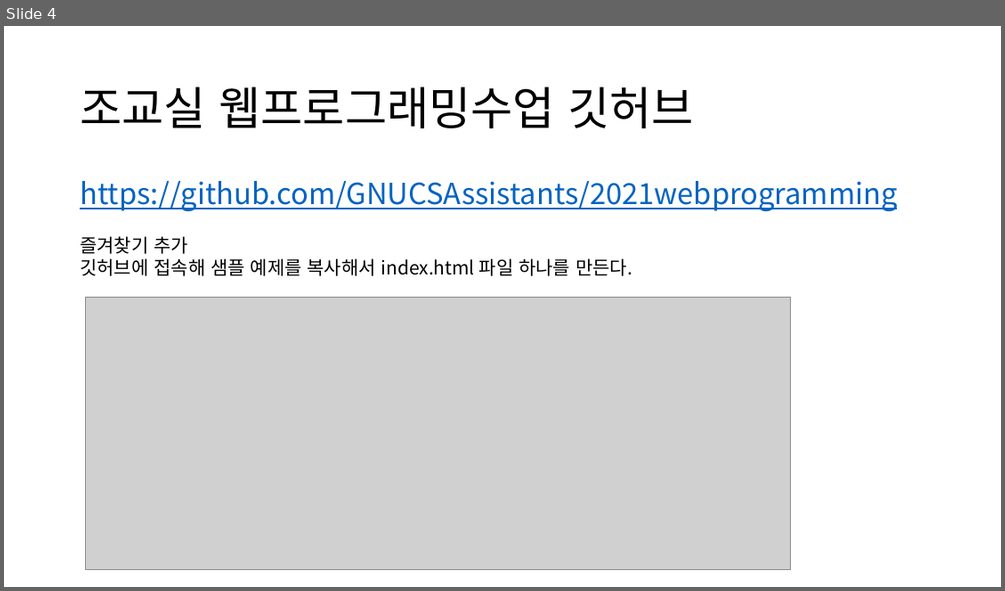
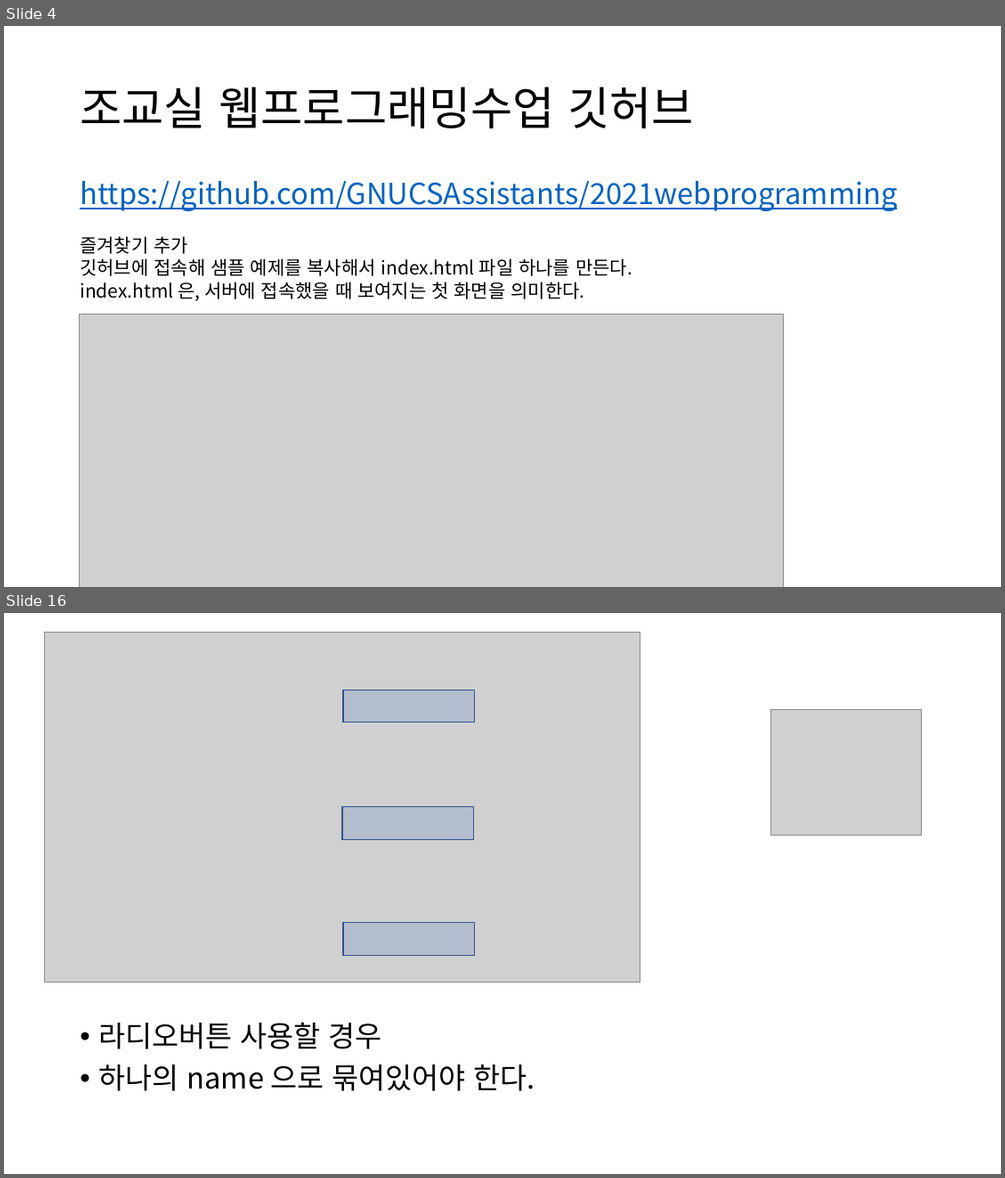
Before and after one commit to GNUCSAssistants/2021webprogramming, a slide deck: 수업/ppt/2. HTML.pptx. Shown one above the other, each under a label of ours: slide 4 before the commit, slides 4 and 16 after it; the slides between them are not shown. The pictures are 1005x591 and 1005x1178 pixels, drawn with LibreOffice and Linux fonts; fonts in the diff are those of the drawing; grey boxes stand for pictures. Boxes give left, top, right and bottom in pixels: in the first picture for what was removed or moved away, otherwise in the second. Text is boxed around its words. In the diff, an @@ line names an element or a change of style, - is before the commit and + after.

Commit message:
html

```diff
--- a/수업/ppt/2. HTML.pptx
+++ b/수업/ppt/2. HTML.pptx
@@ slide 16 added at box(4, 613, 1001, 1174), background #FFFFFF @@
@@ picture added at box(44, 632, 640, 981) @@
@@ rectangle added at box(343, 690, 474, 722), fill #4472C4 at 20% opacity, outline #325491 1 pt @@
@@ picture added at box(770, 709, 922, 835) @@
@@ rectangle added at box(342, 807, 473, 839), fill #4472C4 at 20% opacity, outline #325491 1 pt @@
@@ rectangle added at box(343, 923, 474, 955), fill #4472C4 at 20% opacity, outline #325491 1 pt @@
@@ text added at box(98, 1022, 535, 1091), 28 pt, text #000000 @@
+• 라디오버튼 사용할 경우
+• 하나의 name 으로 묶여있어야 한다.
@@ slide 4 changed as well @@
@@ text at box(80, 281, 584, 301): paragraph added @@
+index.html 은, 서버에 접속했을 때 보여지는 첫 화면을 의미한다.
@@ picture: place and size @@
-picture at box(86, 297, 790, 570)
+picture at box(79, 313, 783, 587)
```
Also in this commit, not shown: 1 other slide changed, 13 other slides added, 8 other files.
